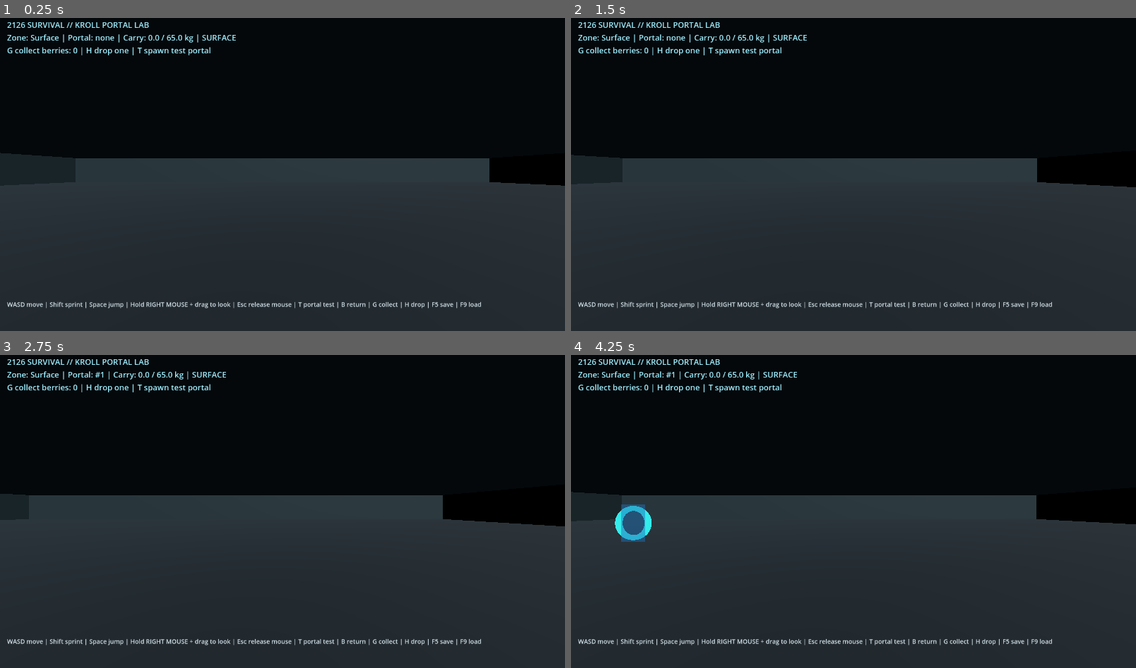
Above: before the commit, frames 1-4 (two rows, left to right).
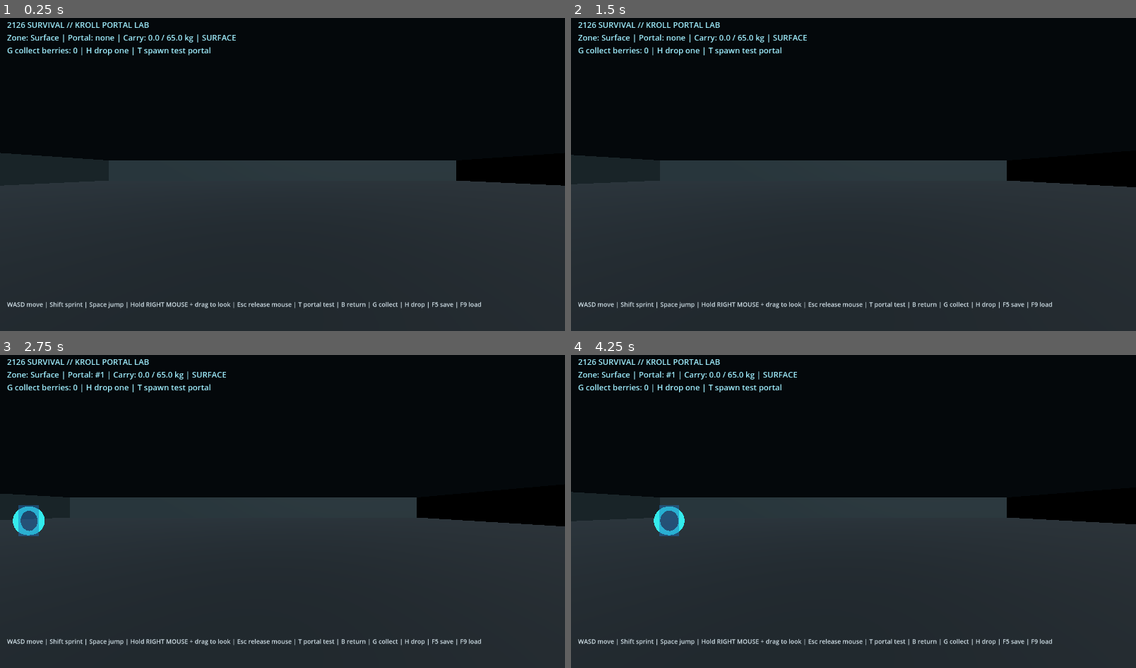
Above: after the commit, the same moments.

Repository: qaqp980520-prog/2126-Survival
Game: Godot game, scene res://prototypes/BackroomsPortalPlayground.tscn
Same seed, same stepped clock (60 frames per second), same inputs: the game is played once before the commit and once after it.
Inputs (mouse positions are in pixels of both pictures, inside the frame that each line leads up to):
- Up to frame 1 (0.25 s): no input
- Up to frame 2 (1.5 s): tap Enter at 0.5 s; move the mouse to (977, 155) at 0.52 s; hold D 0.53-1.25 s; hold R 0.53-1.25 s; click (977, 155) at 0.67 s; tap Space at 0.77 s; drag from (740, 187) to (825, 237) at 1.27 s
- Up to frame 3 (2.75 s): tap Space at 2 s; move the mouse to (339, 439) at 2.02 s; hold D from 2.03 s (still down); tap 2 at 2.1 s; click (339, 439) at 2.17 s
- Up to frame 4 (4.25 s): release D at 2.75 s; drag from (825, 574) to (684, 461) at 2.77 s; tap Enter at 3.5 s; move the mouse to (1023, 558) at 3.52 s; hold A from 3.53 s (still down); tap Q at 3.6 s; click (1023, 558) at 3.67 s; tap Space at 3.77 s

The runs differ from the first frame. In frame 1, 0.9% of the frame differs, in the area x 14-87%, y 44-53%; in frame 2, 0.8%; in frame 3, 1.2%; in frame 4, 1.9%, in the area x 7-83%, y 44-60%.

Commit message:
Use immersive first-person camera and clearer controls

Diff:
--- a/prototypes/BackroomsPortalPlayground.tscn
+++ b/prototypes/BackroomsPortalPlayground.tscn
@@ -30,9 +30,9 @@
 shape = SubResource("CapsuleShape3D_player")
 
 [node name="Camera3D" type="Camera3D" parent="Player"]
-position = Vector3(0, 2.8, 6.0)
-rotation = Vector3(-0.25, 0, 0)
+position = Vector3(0, 1.62, 0)
 current = true
+fov = 85.0
 
 [node name="DirectionalLight3D" type="DirectionalLight3D" parent="."]
 rotation = Vector3(-0.8, 0.4, 0)
@@ -46,7 +46,7 @@
 [node name="Status" type="Label" parent="HUD"]
 offset_left = 16.0
 offset_top = 12.0
-offset_right = 1000.0
+offset_right = 1100.0
 offset_bottom = 116.0
 theme_override_colors/font_color = Color(0.63, 0.94, 1, 1)
 theme_override_font_sizes/font_size = 18
@@ -59,4 +59,4 @@
 offset_bottom = 710.0
 theme_override_colors/font_color = Color(0.82, 0.88, 0.91, 1)
 theme_override_font_sizes/font_size = 14
-text = "WASD move | Space jump | E enter portal | T test-spawn portal | B debug return | G collect berries | H drop berries | F5 save | F9 load"
+text = "WASD move | Shift sprint | Space jump | Hold RIGHT MOUSE + drag to look | Esc release mouse | T portal test | B return | G collect | H drop | F5 save | F9 load"
